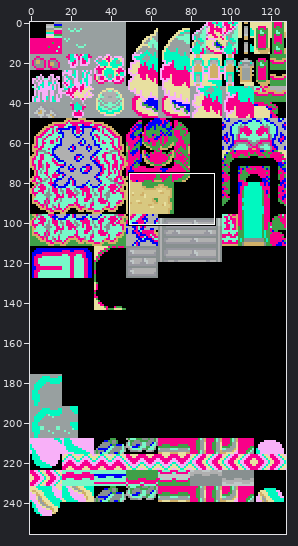
One commit to this sprite sheet: data/tilesets/primary/general/tiles.png. The picture above shows the old version from afar; the outline marks the close-up.
Close-up. Old version:
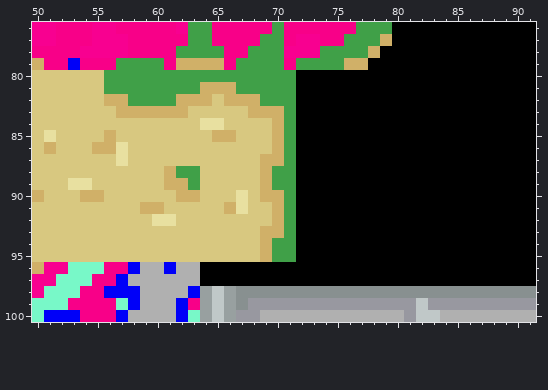
The file is 128x256 pixels. Shown: x 50..91, y 76..100.
After:
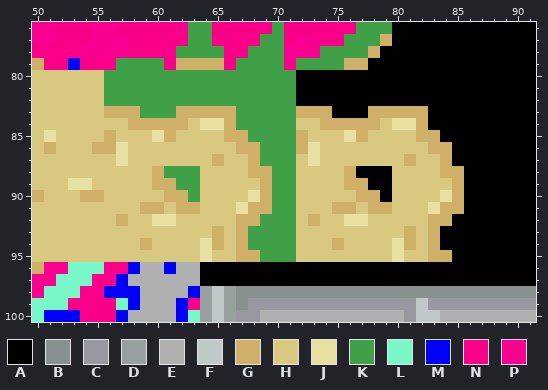
Palette (. is transparent): A #000000  B #889090  C #9898a0  D #98a0a0  E #b0b0b0  F #c0c8c8  G #d0b068  H #d8c880  J #e8e0a0  K #40a048  L #78f8c8  M #0000f8  N #f80088  P #f80090
The edit:
@@ x 50..91 @@
  80 HHHHHHKKKKKKKKKKKKKKKKAAAAAAAAAAAAAAAAAAAA
- 81 HHHHHHKKKKKKKKGGGKKKKKAAAAAAAAAAAAAAAAAAAA
- 82 HHHHHHGGKKKKGGGHGGGKKKAAAAAAAAAAAAAAAAAAAA
- 83 HHHHHHHGGGGGGHHHHHGGGKAAAAAAAAAAAAAAAAAAAA
- 84 HHHHHHHHHHHHHHJJHHHHGKAAAAAAAAAAAAAAAAAAAA
- 85 HJHHHHGHHHHHHHHGGHHHGKAAAAAAAAAAAAAAAAAAAA
- 86 HGHHHGGJHHHHHHHHHHHHGKAAAAAAAAAAAAAAAAAAAA
- 87 HHHHHHHJHHHHHHHHHHHGGKAAAAAAAAAAAAAAAAAAAA
- 88 HHHHHHHHHHHGKKHHHHHGKKAAAAAAAAAAAAAAAAAAAA
- 89 HHHJJHHHHHHGGKHHHHHGKKAAAAAAAAAAAAAAAAAAAA
- 90 GHHHGGHHHHHHGGHHHJHGGKAAAAAAAAAAAAAAAAAAAA
- 91 HHHHHHHHHGGHHHHHGJHHGKAAAAAAAAAAAAAAAAAAAA
- 92 HHHHHHHHHHJJHHHHHHHHGKAAAAAAAAAAAAAAAAAAAA
- 93 HHHHHHHHHHHHHHHHHHHGGKAAAAAAAAAAAAAAAAAAAA
- 94 HHHHHHHHHHHHHHHHHHHGKKAAAAAAAAAAAAAAAAAAAA
- 95 HHHHHHHHHHHHHHHHHHHGKKAAAAAAAAAAAAAAAAAAAA
+ 81 HHHHHHKKKKKKKKKKKKKKKKAAAAAAAAAAAAAAAAAAAA
+ 82 HHHHHHKKKKKKKKKKKKKKKKAAAAAAAAAAAAAAAAAAAA
+ 83 HHHHHHGGGKKKGGGGGKKKKKGGGAAAGGGGGAAAAAAAAA
+ 84 HHHHHHHHGGGGGHJJGKKKKKHHGGGGGHJJGAAAAAAAAA
+ 85 HJHHHHGHHHJGHHHHGGKKKKGHHHJGHHHHGGAAAAAAAA
+ 86 HGHHHGGJHHHHHHHHHGGKKKGJHHHHHHHHHGGAAAAAAA
+ 87 HHHHHHHJHHHHHHHGHHGKKKHJHHHHHHHGHHGAAAAAAA
+ 88 HHHHHHHHHHGKKKHHHHGGKKHHHHGAAAHHHHGGAAAAAA
+ 89 HHHJJHHHHHGGKKHHHHHGKKHHHHGGAAHHHHHGAAAAAA
+ 90 GHHHGGHHHHHGGKHHHHJGKKHHHHHGGAHHHHJGAAAAAA
+ 91 HHHHHHHHHGGHGGHHHJGGKKHHHGGHGGHHHJGGAAAAAA
+ 92 HHHHHHHGHHJJHHHHHGGKKKHGHHJJHHHHHGGAAAAAAA
+ 93 HHHHHHHHHHHHHHHGHGKKKKHHHHHHHHHGHGAAAAAAAA
+ 94 HHHHHHHHHGHHHHJGHGKKKKHHHGHHHHJGHGAAAAAAAA
+ 95 HHHHHHHHHHHHHHJHHGGKKKHHHHHHHHJHHGGAAAAAAA
  96 GPPLLLNNMEEMEEAAAAAAAAAAAAAAAAAAAAAAAAAAAA
Pixel boxes of the changes (left, top, right, bottom) in both close-ups:
changed: (104, 82, 464, 262)
